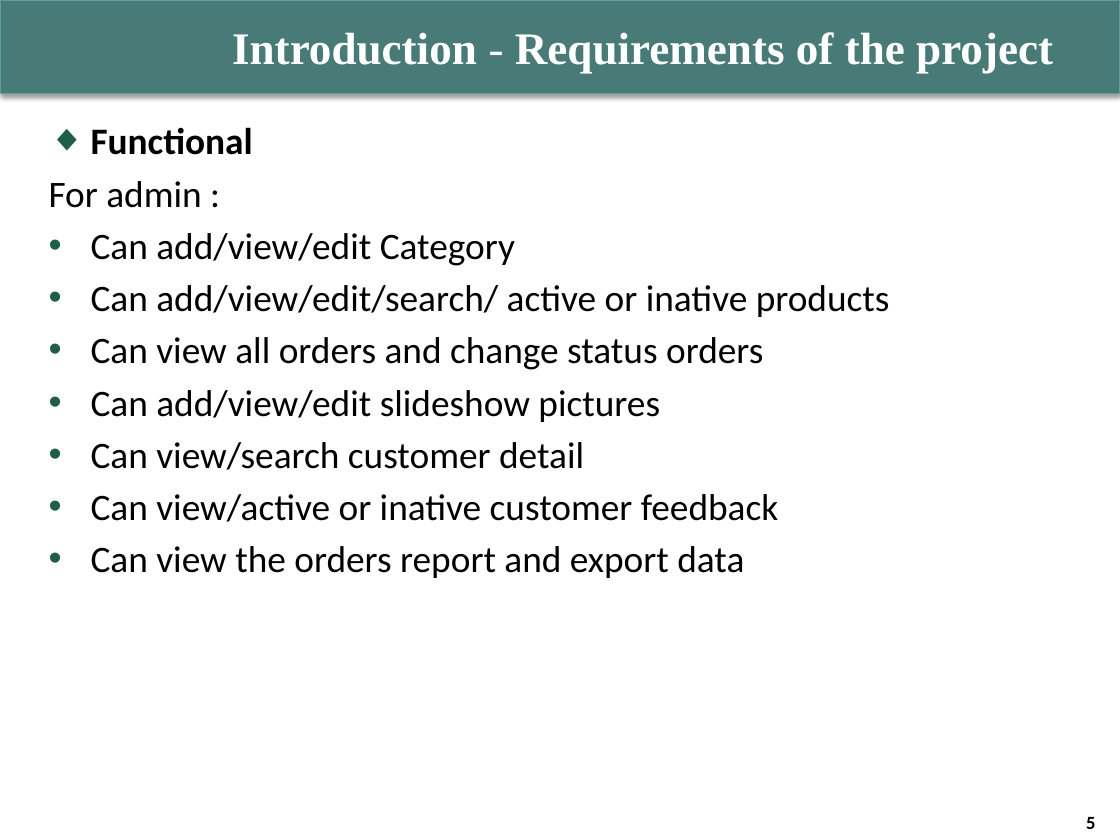
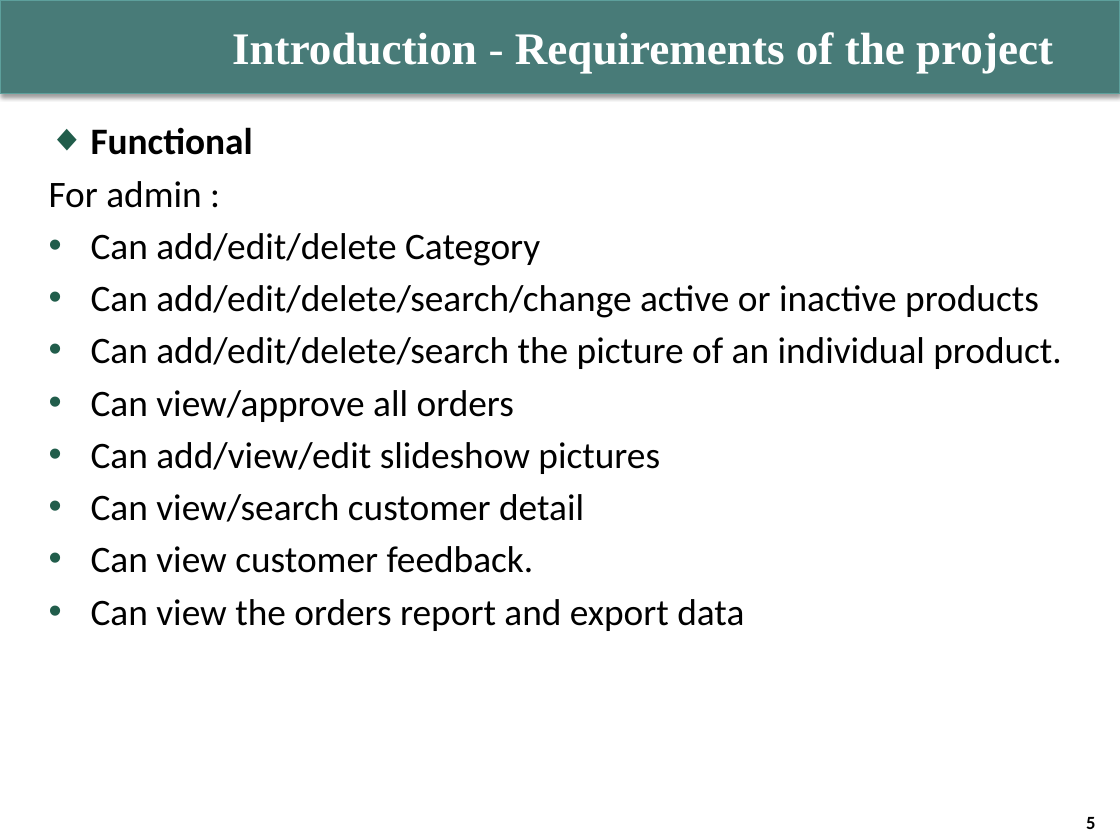
Before and after one commit to Doan7Project/DTBMFurnitureProject, a slide deck: slide 5 of Documentations/03. Presentation/G03_shows.pptx. Drawn at 1120x840 pixels with LibreOffice and Linux fonts; fonts in the diff are those of the drawing; background and template pictures are left out. Boxes give left, top, right and bottom in pixels: in the first picture for what was removed or moved away, otherwise in the second. Text is boxed around its words. In the diff, an @@ line names an element or a change of style, - is before the commit and + after.

Commit message:
update minh picture

```diff
--- a/Documentations/03. Presentation/G03_shows.pptx
+++ b/Documentations/03. Presentation/G03_shows.pptx
@@ text at [91,233,1062,422]: text changed @@
-• Can add/view/edit Category
-• Can add/view/edit/search/ active or inative products
-• Can view all orders and change status orders
+• Can add/edit/delete Category
+• Can add/edit/delete/search/change active or inactive products
+• Can add/edit/delete/search the picture of an individual product.
+• Can view/approve all orders
@@ text at [91,546,534,573]: text changed @@
-• Can view/active or inative customer feedback
+• Can view customer feedback.
```
Also in this commit, not shown: 7 other slides changed, 1 slide added, 3 other files.
